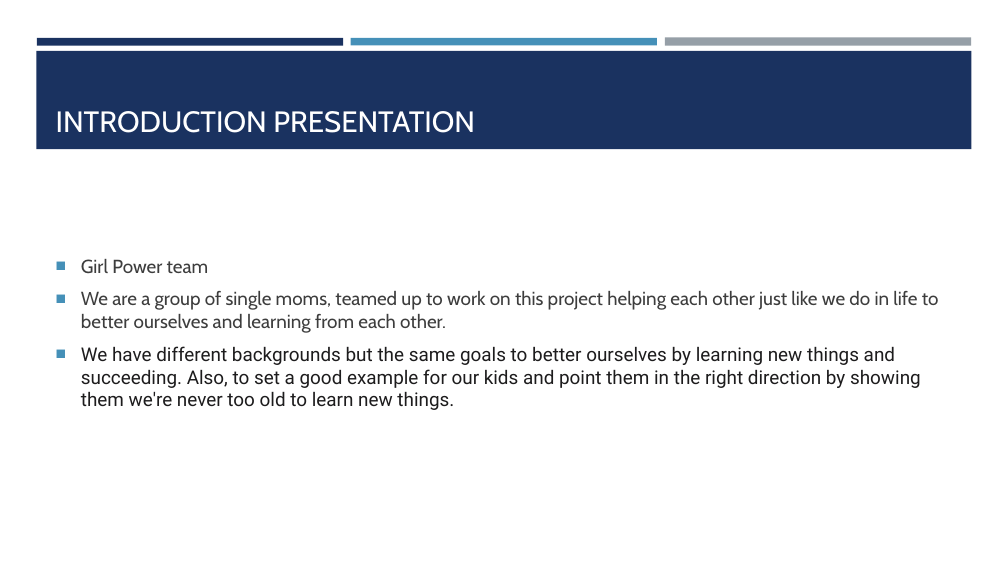
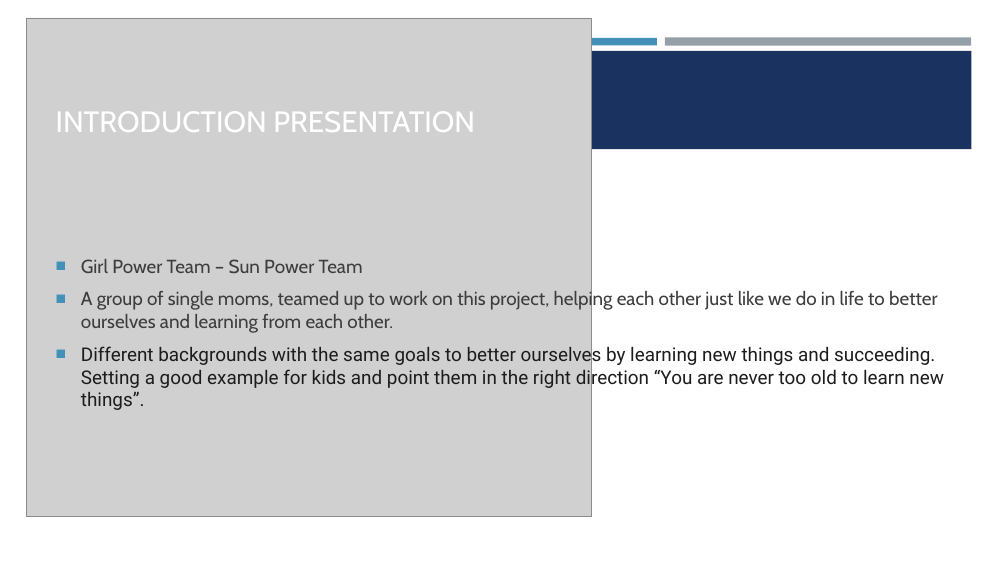
Before and after one commit to Claudy427/Final_Project, a slide deck: slide 2 of Solar Panels for homes.pptx. Drawn at 1008x567 pixels with LibreOffice and Linux fonts; fonts in the diff are those of the drawing; grey boxes stand for pictures. Boxes give left, top, right and bottom in pixels: in the first picture for what was removed or moved away, otherwise in the second. Text is boxed around its words. In the diff, an @@ line names an element or a change of style, - is before the commit and + after.

```diff
--- a/Solar Panels for homes.pptx
+++ b/Solar Panels for homes.pptx
@@ background #FFFFFF to #FFFFFF at 15% opacity @@
@@ picture added at (26,18,592,516) @@
@@ rectangle removed at (37,38,343,45) @@
@@ text at (81,259,944,410): text changed @@
-■ Girl Power team
-■ We are a group of single moms, teamed up to work on this project helping each other just like we do in life to better ourselves and learning from each other.
-■ We have different backgrounds but the same goals to better ourselves by learning new things and succeeding. Also, to set a good example for our kids and point them in the right direction by showing them we're never too old to learn new things.
+■ Girl Power Team – Sun Power Team
+■ A group of single moms, teamed up to work on this project, helping each other just like we do in life to better ourselves and learning from each other.
+■ Different backgrounds with the same goals to better ourselves by learning new things and succeeding. Setting a good example for kids and point them in the right direction “You are never too old to learn new things”.
```
Also in this commit, not shown: 4 other slides changed, 11 slides added, 1 slide removed.
